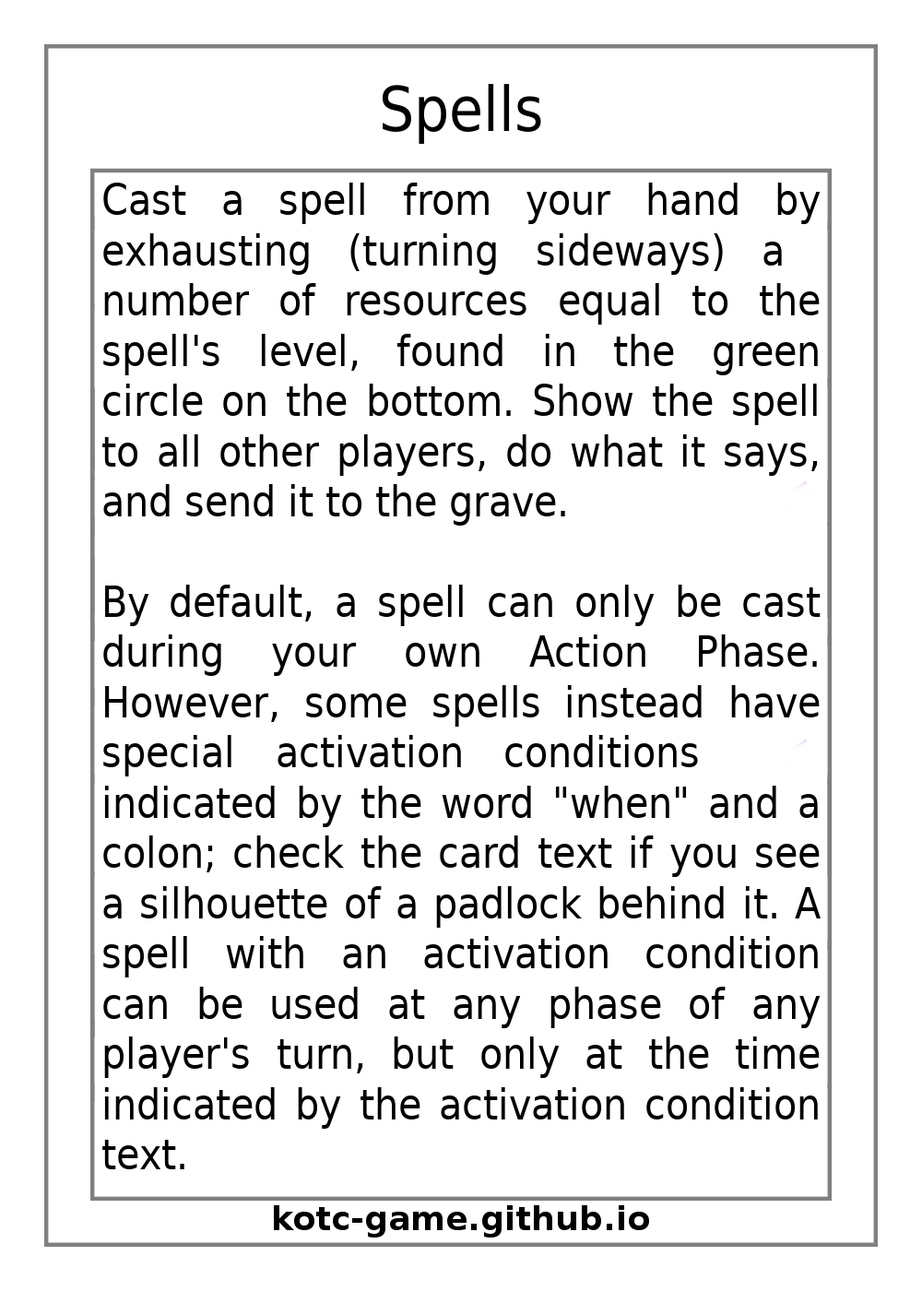
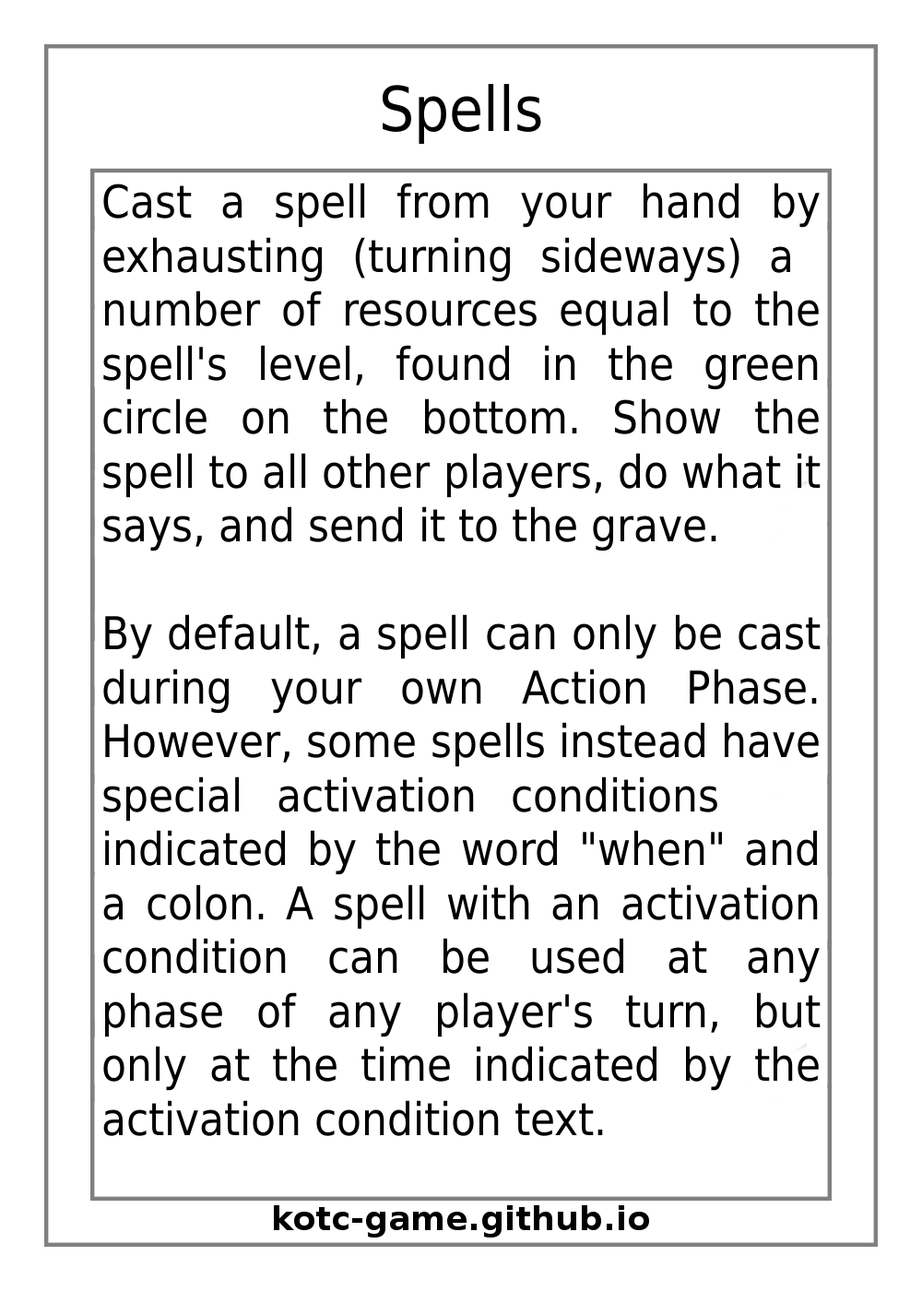
Before/after of a (922, 1291) layered artwork. What changed in the layer stack:
painted on "Effect Text" over [102, 182, 822, 1170]
